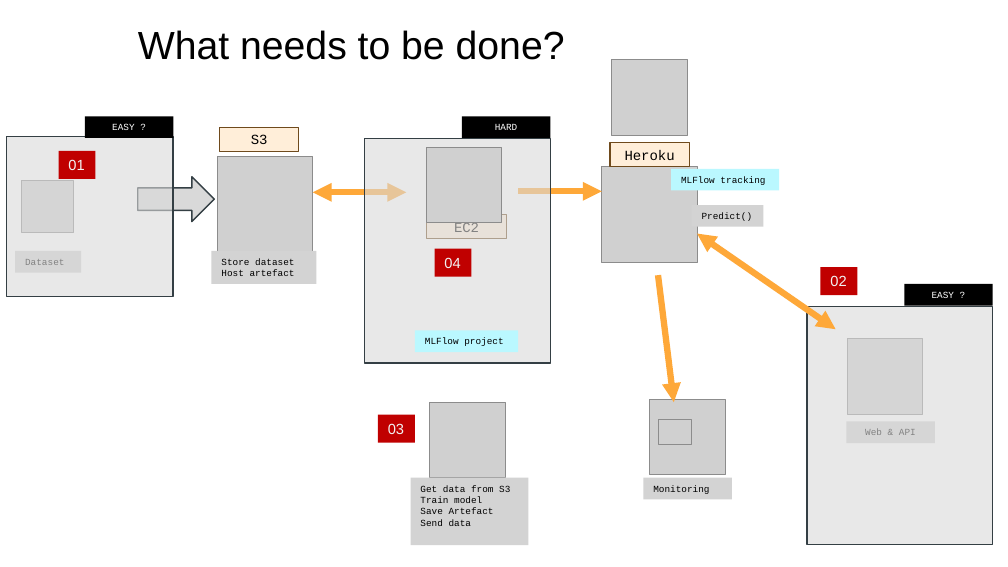
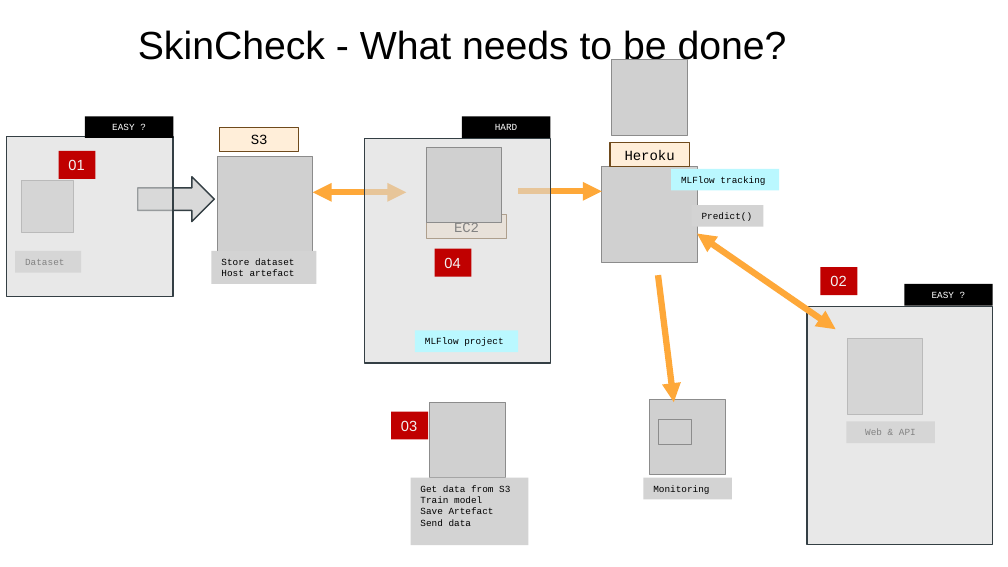
Before and after one commit to dourmiah/skincheck, a slide deck: slide 2 of admin/skin_project_archi_0706.pptx. Drawn at 1008x567 pixels with LibreOffice and Linux fonts; fonts in the diff are those of the drawing; grey boxes stand for pictures; background and template pictures are left out. Boxes give left, top, right and bottom in pixels: in the first picture for what was removed or moved away, otherwise in the second. Text is boxed around its words. In the diff, an @@ line names an element or a change of style, - is before the commit and + after.

```diff
--- a/admin/skin_project_archi_0706.pptx
+++ b/admin/skin_project_archi_0706.pptx
@@ title at [138, 30, 787, 67]: text changed @@
-What needs to be done?
+SkinCheck - What needs to be done?
@@ rectangle "03": place and size @@
-rectangle "03" at [378, 414, 415, 443]
+rectangle "03" at [391, 411, 428, 439]
```
Also in this commit, not shown: 1 other slide changed, 19 other files.
